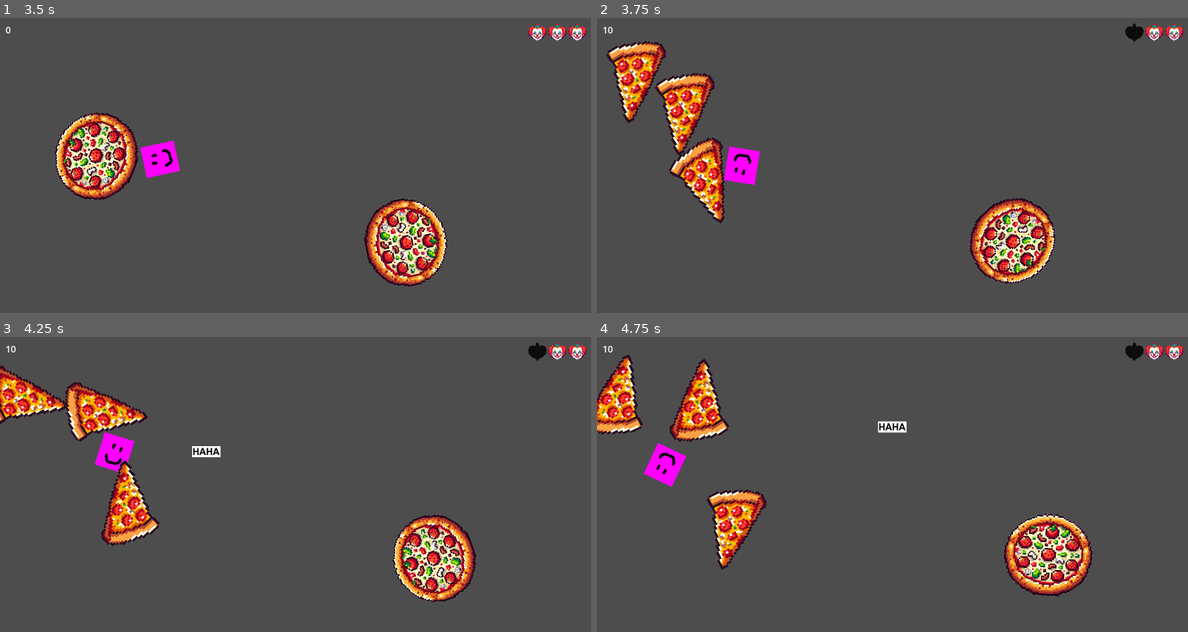
Above: before the commit, frames 1-4 (two rows, left to right).
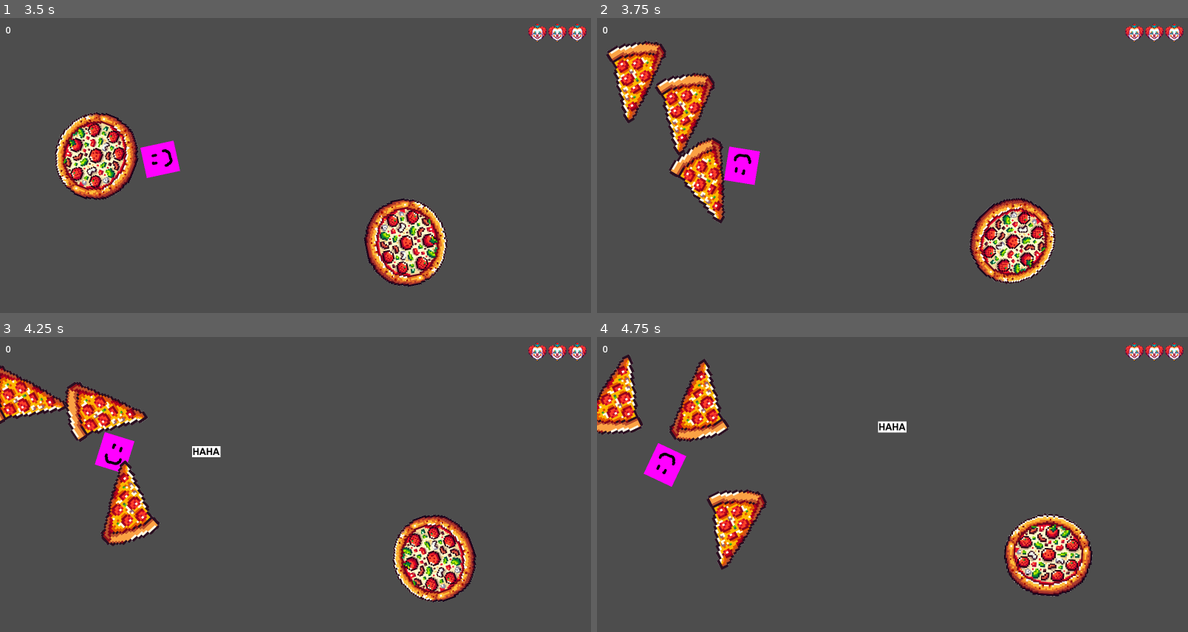
Above: after the commit, the same moments.

Repository: bytedev-code/the-sad-unicorn
Game: Godot game, scene res://game.tscn
The game is run twice, just before and just after one commit, with the same random seed, the same clock (stepped at 60 frames per second) and the same inputs. Sound files missing from this copy of the repository are replaced by a short silence.
Inputs:
- Up to frame 1 (3.5 s): hold D (player_rotate_right) 0.53-1.28 s; hold Space (player_shoot) 0.53-1.28 s; hold A (player_rotate_left) 1.28-2.03 s; tap Space (player_shoot) at 1.35, 2.85 s; hold D (player_rotate_right) 2.03-2.78 s; hold Space (player_shoot) 2.03-2.78 s; hold W (player_forward) from 2.78 s (still down)
- Up to frame 2 (3.75 s): release W (player_forward) at 3.53 s; hold A (player_rotate_left) from 3.53 s (still down); hold Space (player_shoot) from 3.53 s (still down)
- Up to frame 3 (4.25 s): keep holding A (player_rotate_left); keep holding Space (player_shoot)
- Up to frame 4 (4.75 s): keep holding A (player_rotate_left); release Space (player_shoot) at 4.28 s; tap Space (player_shoot) at 4.35 s

Frame 1 is identical in both runs. In frame 2, 0.2% of the frame differs, in the area x 1-93%, y 2-8%; in frame 3, 0.2%; in frame 4, 0.2%.

Commit message:
first step audio_player

Diff:
--- /dev/null
+++ b/audio_player.gd
@@ -0,0 +1,19 @@
+extends Node2D
+class_name AudioPlayer
+
+@export var stream1 := AudioStream
+@export var stream2 := AudioStream
+@export var stream3 := AudioStream
+
+var game : Node
+
+func _ready() -> void:
+	var enemy = get_parent()
+	enemy.on_death.connect(_on_death)
+	enemy.on_shoot.connect(_on_shoot)
+
+func _on_death() -> void:
+	print("on death")
+
+func _on_shoot() -> void:
+	print("on shoot")
--- /dev/null
+++ b/audio_player.tscn
@@ -0,0 +1,8 @@
+[gd_scene load_steps=2 format=3 uid="uid://dfkqlfy7e73lr"]
+
+[ext_resource type="Script" path="res://audio_player.gd" id="1_1xviq"]
+
+[node name="AudioPlayer" type="Node2D"]
+script = ExtResource("1_1xviq")
+
+[node name="AudioStreamPlayer" type="AudioStreamPlayer" parent="."]
--- a/blueprints/enemies/pizza.tscn
+++ b/blueprints/enemies/pizza.tscn
@@ -1,8 +1,10 @@
-[gd_scene load_steps=5 format=3 uid="uid://dirmfbrgs5jhn"]
+[gd_scene load_steps=7 format=3 uid="uid://dirmfbrgs5jhn"]
 
 [ext_resource type="Script" path="res://enemy.gd" id="1_ayt43"]
 [ext_resource type="PackedScene" uid="uid://bne1ywbb5xsci" path="res://blueprints/enemies/pizza_slice.tscn" id="2_a7ert"]
 [ext_resource type="Texture2D" uid="uid://lho6elehpi6e" path="res://assets/enemies/pizza.png" id="2_h78fa"]
+[ext_resource type="PackedScene" uid="uid://dfkqlfy7e73lr" path="res://audio_player.tscn" id="4_rqd7h"]
+[ext_resource type="AudioStream" uid="uid://d1q71hx4epq0n" path="res://assets/sounds/bell.mp3" id="5_oog2c"]
 
 [sub_resource type="CircleShape2D" id="CircleShape2D_j8m40"]
 radius = 118.526
@@ -19,4 +21,7 @@
 scale = Vector2(0.25, 0.25)
 texture = ExtResource("2_h78fa")
 
+[node name="AudioPlayer" parent="." instance=ExtResource("4_rqd7h")]
+stream1 = ExtResource("5_oog2c")
+
 [connection signal="body_entered" from="." to="." method="_on_collide"]
--- a/game.tscn
+++ b/game.tscn
@@ -21,6 +21,3 @@
 [node name="CanvasLayer" type="CanvasLayer" parent="."]
 
 [node name="Hud" parent="CanvasLayer" instance=ExtResource("4_a746c")]
-
-[connection signal="on_score_changed" from="." to="CanvasLayer/Hud" method="setScore"]
-[connection signal="on_damage" from="player" to="CanvasLayer/Hud" method="setHealth"]
Not shown, added: assets/sounds/bag.mp3.import
Not shown, added: assets/sounds/bell.mp3.import
Not shown, added: assets/sounds/blob1.mp3.import
Not shown, added: assets/sounds/blob2.mp3.import
Not shown, added: assets/sounds/blob3.mp3.import
Not shown, added: assets/sounds/blow1.mp3.import
Not shown, added: assets/sounds/donkey.mp3.import
Not shown, added: assets/sounds/door1.mp3.import
Not shown, added: assets/sounds/door2.mp3.import
Not shown, added: assets/sounds/fart2.mp3.import
Not shown, added: assets/sounds/folie.mp3.import
Not shown, added: assets/sounds/folie2.mp3.import
(and 50 more such lines)
